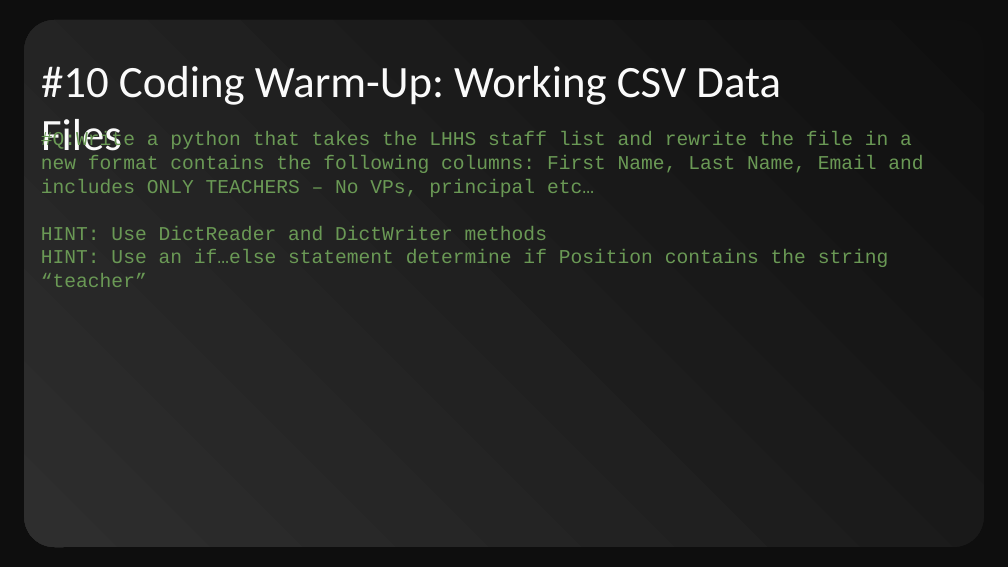
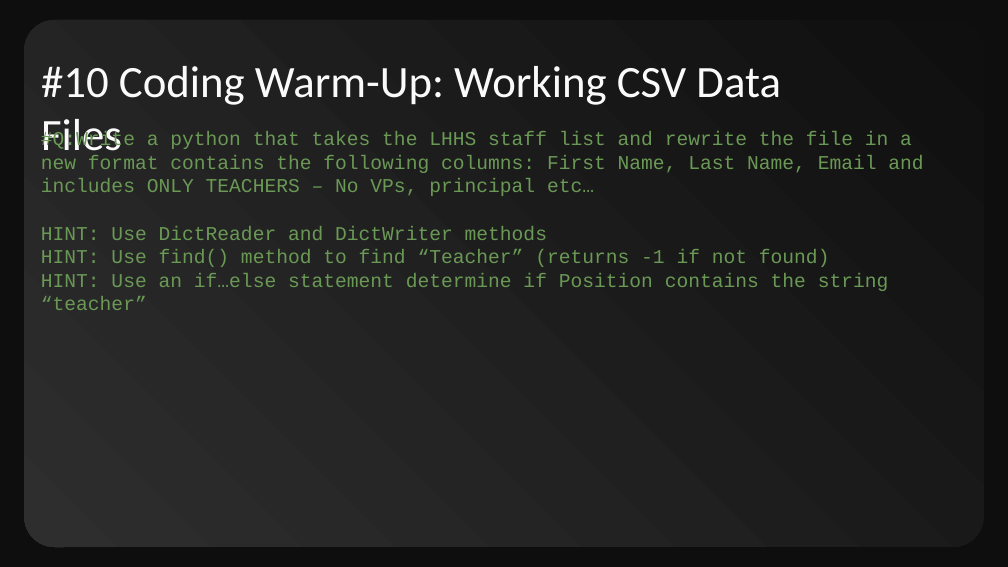
Before and after one commit to CompSci-110-LHHS/cs110classmain, a slide deck: slide 13 of 002_Course_Exercises/01_Warmup_Exercises/01_CS110_Warmup_Exercises.pptx (slide 11 before the commit). Drawn at 1008x567 pixels with LibreOffice and Linux fonts; fonts in the diff are those of the drawing. Boxes give left, top, right and bottom in pixels: in the first picture for what was removed or moved away, otherwise in the second. Text is boxed around its words. In the diff, an @@ line names an element or a change of style, - is before the commit and + after.

```diff
--- a/002_Course_Exercises/01_Warmup_Exercises/01_CS110_Warmup_Exercises.pptx
+++ b/002_Course_Exercises/01_Warmup_Exercises/01_CS110_Warmup_Exercises.pptx
@@ text at bbox=[41, 249, 830, 267]: paragraph added @@
+HINT: Use find() method to find “Teacher” (returns -1 if not found)
```
Also in this commit, not shown: 3 slides added.
